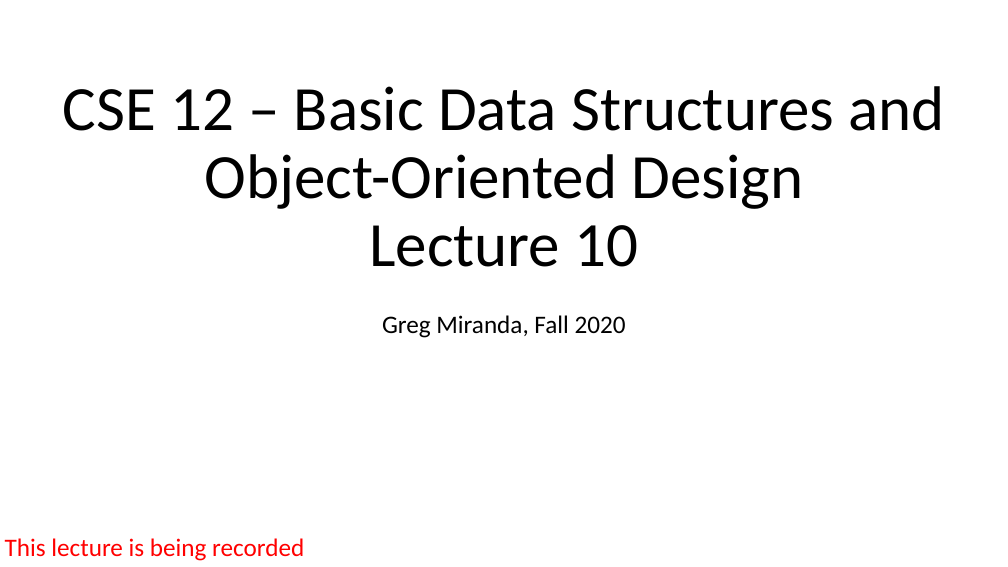
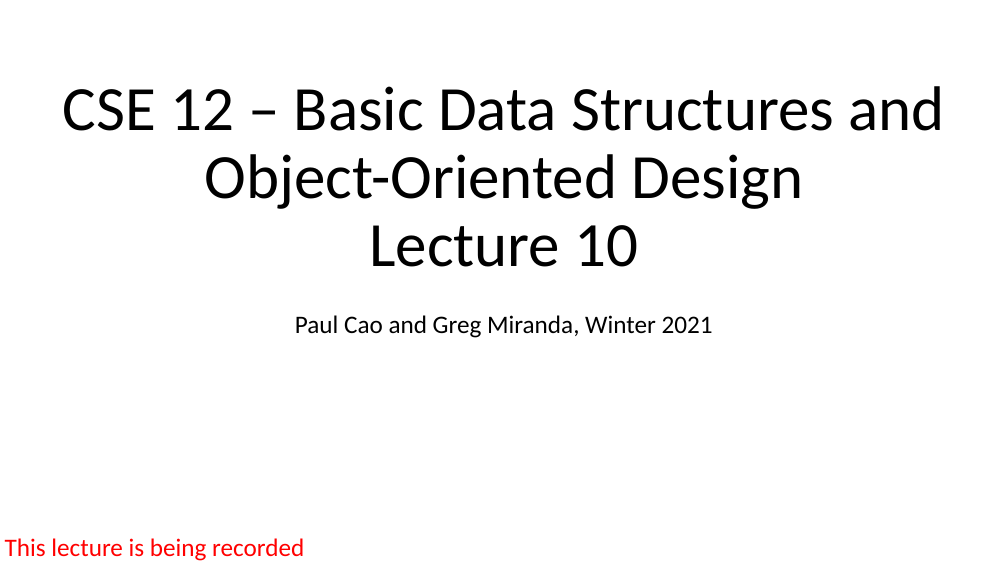
Before and after one commit to ucsd-cse12-w21/ucsd-cse12-w21.github.io, a slide deck: slide 1 of lectures/lecture-10/Live-B00-Cao/Lecture 10 - Lecture.pptx. Drawn at 1008x567 pixels with LibreOffice and Linux fonts; fonts in the diff are those of the drawing. Boxes give left, top, right and bottom in pixels: in the first picture for what was removed or moved away, otherwise in the second. Text is boxed around its words. In the diff, an @@ line names an element or a change of style, - is before the commit and + after.

```diff
--- a/lectures/lecture-10/Live-B00-Cao/Lecture 10 - Lecture.pptx
+++ b/lectures/lecture-10/Live-B00-Cao/Lecture 10 - Lecture.pptx
@@ subtitle at [295, 315, 713, 338]: text changed @@
-Greg Miranda, Fall 2020
+Paul Cao and Greg Miranda, Winter 2021
```
Also in this commit, not shown: 8 other slides changed, 1 slide added, 1 other file.
